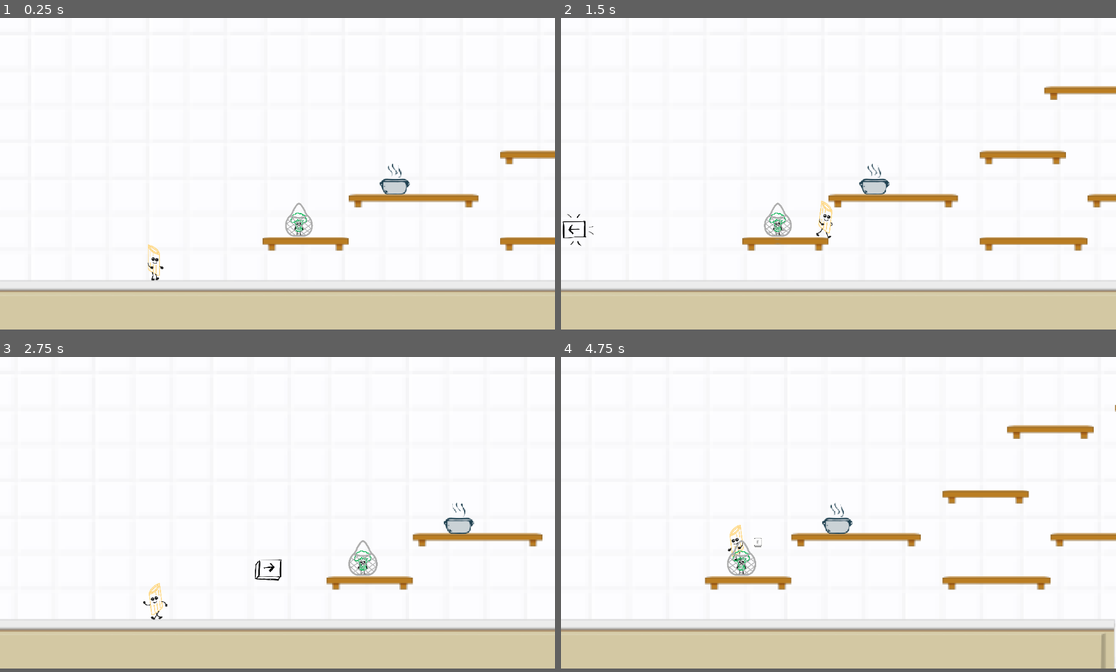
Above: before the commit, frames 1-4 (two rows, left to right).
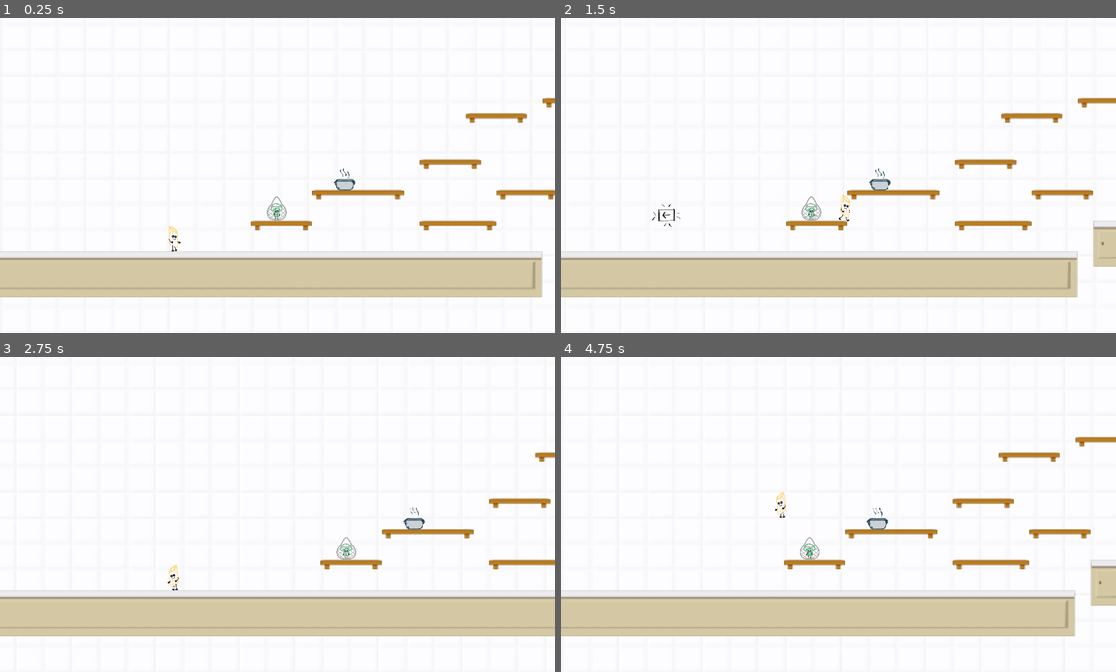
Above: after the commit, the same moments.

Repository: johannaeklundh/penneforyourlife
Game: Godot game, scene res://Assets/Scenes/Areas/area_1.tscn
Two runs of this game, one before a commit and one after it. Both use one fixed random seed, a clock stepped at 60 frames per second and the inputs below.
Inputs:
- Up to frame 1 (0.25 s): no input
- Up to frame 2 (1.5 s): hold Right (move_right) from 0.53 s (still down); tap E (interact) at 0.6, 1.35 s; tap Space (jump) at 0.77 s
- Up to frame 3 (2.75 s): tap Space (jump) at 1.52 s; release Right (move_right) at 2.03 s; hold Left (move_left) from 2.03 s (still down); tap E (interact) at 2.1 s
- Up to frame 4 (4.75 s): release Left (move_left) at 2.78 s; hold Right (move_right) 2.78-4.28 s; tap E (interact) at 2.85, 3.6, 4.35 s; tap Space (jump) at 3.02, 3.77, 4.52 s; hold Left (move_left) from 4.28 s (still down)
In our replay, the window is 799x449 before the commit and 799x454 after it. These sizes can differ from the game's own. Grey fills any space a smaller window leaves; there, only what the larger window draws over its background counts as a difference.

The runs differ from the first frame. In frame 1, 25% of the frame differs, in the area x 0-100%, y 25-99%; in frame 2, 27%; in frame 3, 25%; in frame 4, 27%, in the area x 0-100%, y 15-99%.

Commit message:
hurtanimation of the player

Diff:
--- a/Assets/Scenes/Areas/area_1.gd
+++ b/Assets/Scenes/Areas/area_1.gd
@@ -36,6 +36,12 @@
 
 func _on_area_2d_body_entered(body: Node2D) -> void:
 	if body.name == "Player":
+		# Animator is a child of Player
+		var animator = body.get_node("PlayerAnimator")
+		animator.play_hurt()
+
+		# restart after blink is done
+		await get_tree().create_timer(0.6).timeout
 		call_deferred("_restart_scene")
 
 func _restart_scene():
--- a/Assets/Scenes/Areas/area_1.tscn
+++ b/Assets/Scenes/Areas/area_1.tscn
@@ -339,9 +339,9 @@
 [node name="Pit" type="Area2D" parent="."]
 
 [node name="CollisionShape2D" type="CollisionShape2D" parent="Pit"]
-position = Vector2(1000, 300)
+position = Vector2(1600, 300)
 rotation = 1.5708
-scale = Vector2(5, 200)
+scale = Vector2(5, 300)
 shape = SubResource("SegmentShape2D_6rwvx")
 
 [connection signal="body_entered" from="BoilingPot/Area2D" to="." method="_on_area_2d_body_entered"]
--- a/Assets/Scripts/player_animator.gd
+++ b/Assets/Scripts/player_animator.gd
@@ -3,6 +3,8 @@
 @export var player_controller : PlayerController
 #@export var animation_player : AnimationPlayer
 @onready var sprite: AnimatedSprite2D = $AnimatedSprite2D
+
+var is_blinking := false
 
 func _process(_delta):
 	if player_controller.direction == 1:
@@ -14,3 +16,25 @@
 		sprite.play("run")
 	else:
 		sprite.play("idle")
+
+func play_hurt():
+	if is_blinking:
+		return # don’t restart if already blinking
+	is_blinking = true
+
+	var tween = create_tween()
+
+	#tween.tween_property(sprite, "position:x", sprite.position.x - 20, 0.1).as_relative()
+	#tween.tween_property(sprite, "position:y", sprite.position.y - 20, 0.1).as_relative()
+	#tween.tween_property(sprite, "position:x", sprite.position.x, 0.1)
+	#tween.tween_property(sprite, "position:y", sprite.position.y, 0.1)
+
+	for i in range(3): # blink 3 times
+		#tween.tween_property(sprite, "modulate:a", 0.0, 0.1) # invisible
+		#tween.tween_property(sprite, "modulate:a", 1.0, 0.1) # visible again
+		tween.tween_property(sprite, "modulate", Color(1, 0, 0, 1), 0.1) # red
+		tween.tween_property(sprite, "modulate", Color(1, 1, 1, 1), 0.1) # normal
+
+	tween.finished.connect(func():
+		is_blinking = false
+	)
--- a/project.godot
+++ b/project.godot
@@ -18,6 +18,11 @@
 [autoload]
 
 GameState="*res://Assets/Scripts/GameState.gd"
+
+[display]
+
+window/size/viewport_width=1620
+window/size/viewport_height=920
 
 [input]
 
